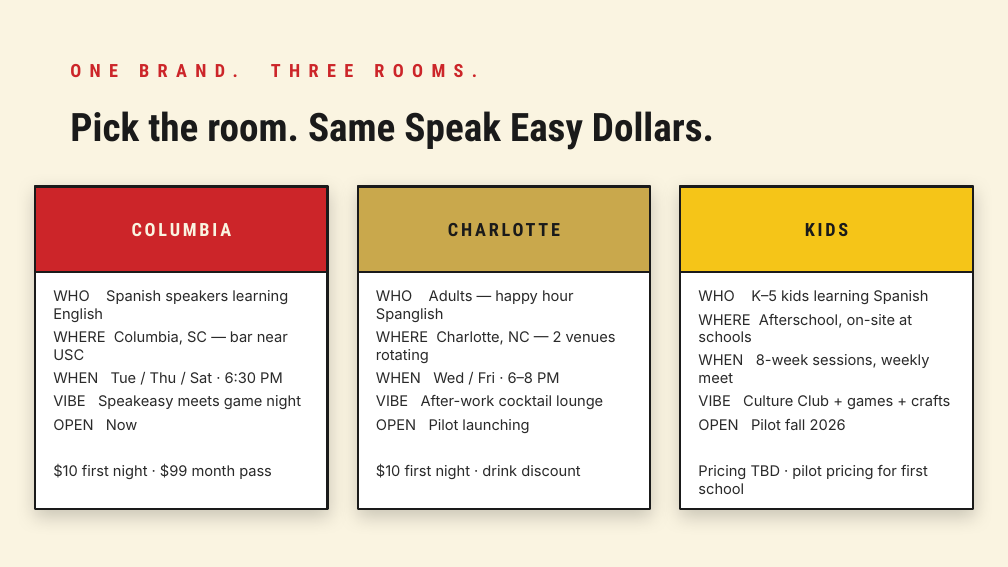
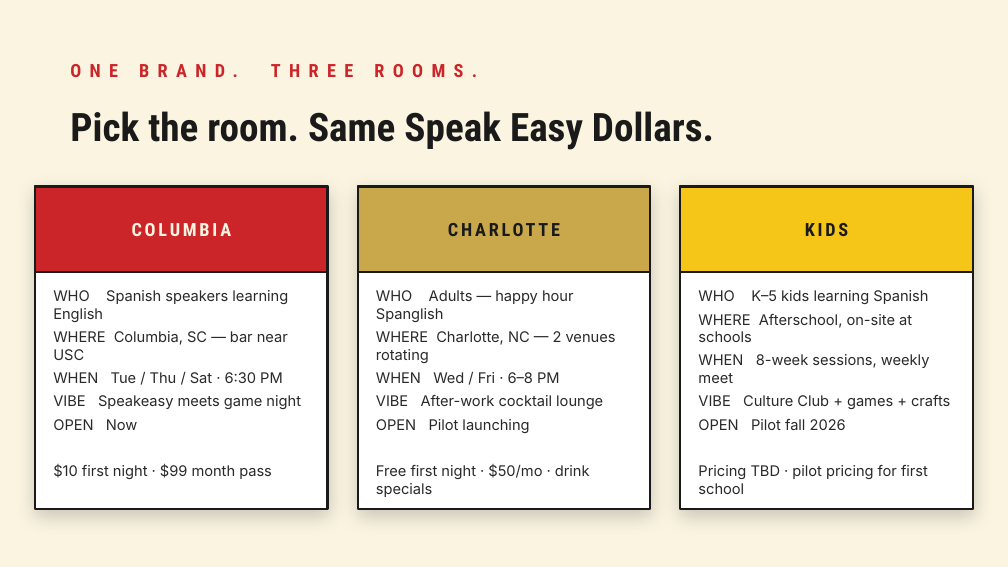
Before and after one commit to l8blo0om/speakeasy4kids, a slide deck: slide 6 of pitch.pptx. Drawn at 1008x567 pixels with LibreOffice and Linux fonts; fonts in the diff are those of the drawing. Boxes give left, top, right and bottom in pixels: in the first picture for what was removed or moved away, otherwise in the second. Text is boxed around its words. In the diff, an @@ line names an element or a change of style, - is before the commit and + after.

```diff
--- a/pitch.pptx
+++ b/pitch.pptx
@@ text at (x1=376, y1=464, x2=590, y2=497): text changed @@
-$10 first night · drink discount
+Free first night · $50/mo · drink specials
```
Also in this commit, not shown: 2 other slides changed, 1 other file.
